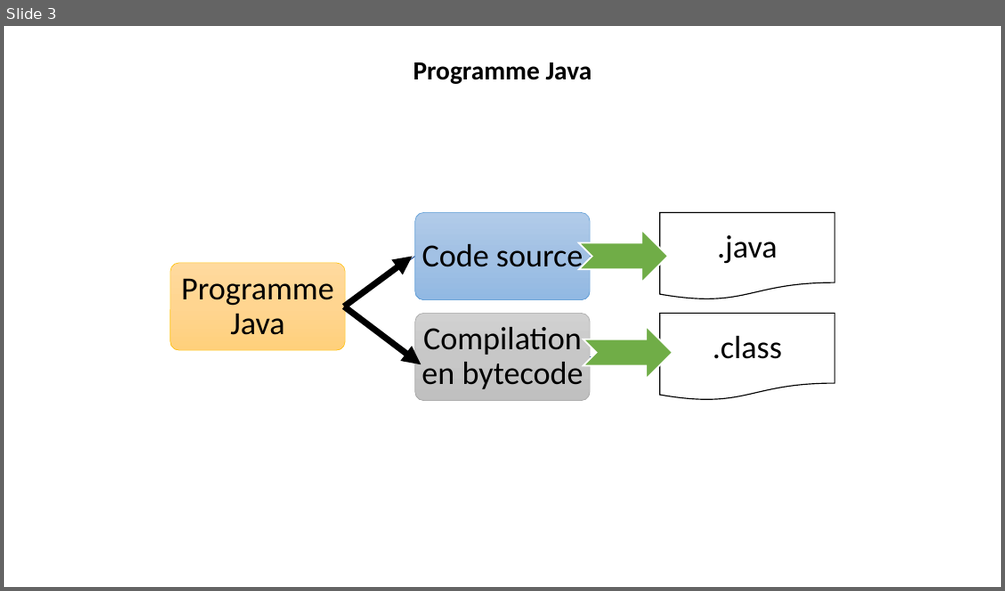
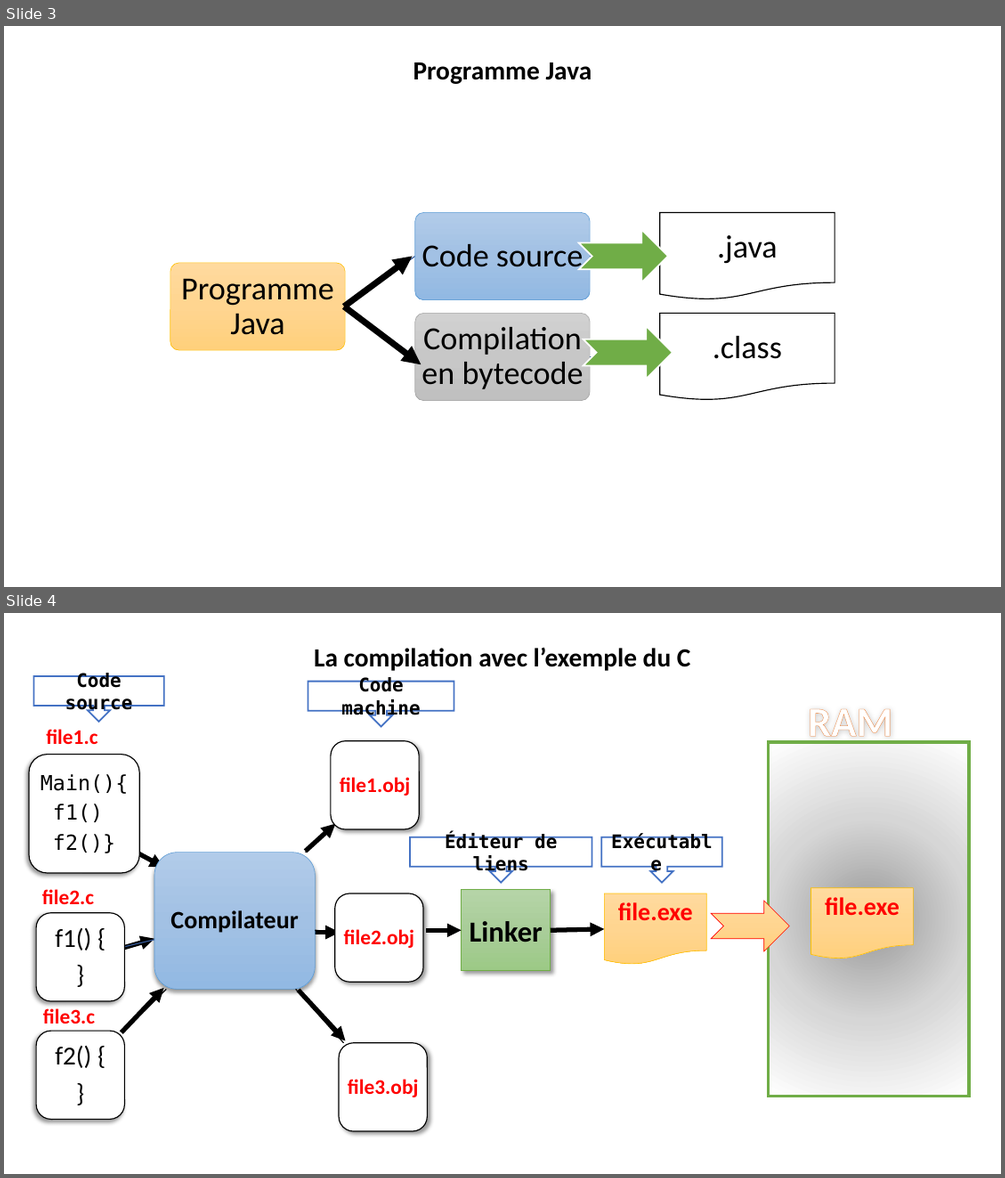
Before and after one commit to Djamelikra/javaSetup, a slide deck: javaInstall/Installer l’environnement de développement java.pptx. Shown one above the other, each under a label of ours: slide 3 before the commit, slides 3 and 4 after it. The pictures are 1005x591 and 1005x1178 pixels, drawn with LibreOffice and Linux fonts; fonts in the diff are those of the drawing. Boxes give left, top, right and bottom in pixels: in the first picture for what was removed or moved away, otherwise in the second. Text is boxed around its words. In the diff, an @@ line names an element or a change of style, - is before the commit and + after.

```diff
--- a/javaInstall/Installer l’environnement de développement java.pptx
+++ b/javaInstall/Installer l’environnement de développement java.pptx
@@ slide 4 added at [4, 613, 1001, 1174], background #FFFFFF @@
@@ title added at [314, 647, 691, 671], 25.2 pt, text #000000, bold @@
+La compilation avec l’exemple du C
@@ text added at [46, 729, 97, 744], 20 pt, text #FF0000, bold @@
+file1.c
@@ arrow added from (306, 851) to (335, 824), #000000 4.5 pt @@
@@ arrow added from (138, 853) to (164, 868), #000000 4.5 pt @@
@@ text added at [42, 889, 94, 904], 20 pt, text #FF0000, bold @@
+file2.c
@@ group added at [29, 676, 970, 1131]: 8 texts, 7 rounded rectangles, 6 freeform shapes, 4 down arrow callouts, 2 rectangles, 2 flow chart documents, 2 arrows, 1 notched right arrow @@
+RAM
+Code source
+Code machine
+Compilateur
+Main(){
+f1()
+f2()}
+file1.obj
+file2.obj
+file3.obj
+f2() {
+}
+f1() {
+}
+Linker
+file.exe
+file.exe
+Éditeur de liens
+Exécutable
@@ arrow added from (312, 933) to (340, 933), #000000 4.5 pt @@
@@ arrow added from (121, 948) to (154, 938), #000000 4.5 pt @@
@@ text added at [43, 1008, 95, 1023], 20 pt, text #FF0000, bold @@
+file3.c
@@ arrow added from (121, 1032) to (164, 988), #000000 4.5 pt @@
@@ arrow added from (299, 989) to (346, 1041), #000000 4.5 pt @@
```
Also in this commit, not shown: 1 slide removed, 1 other file.
